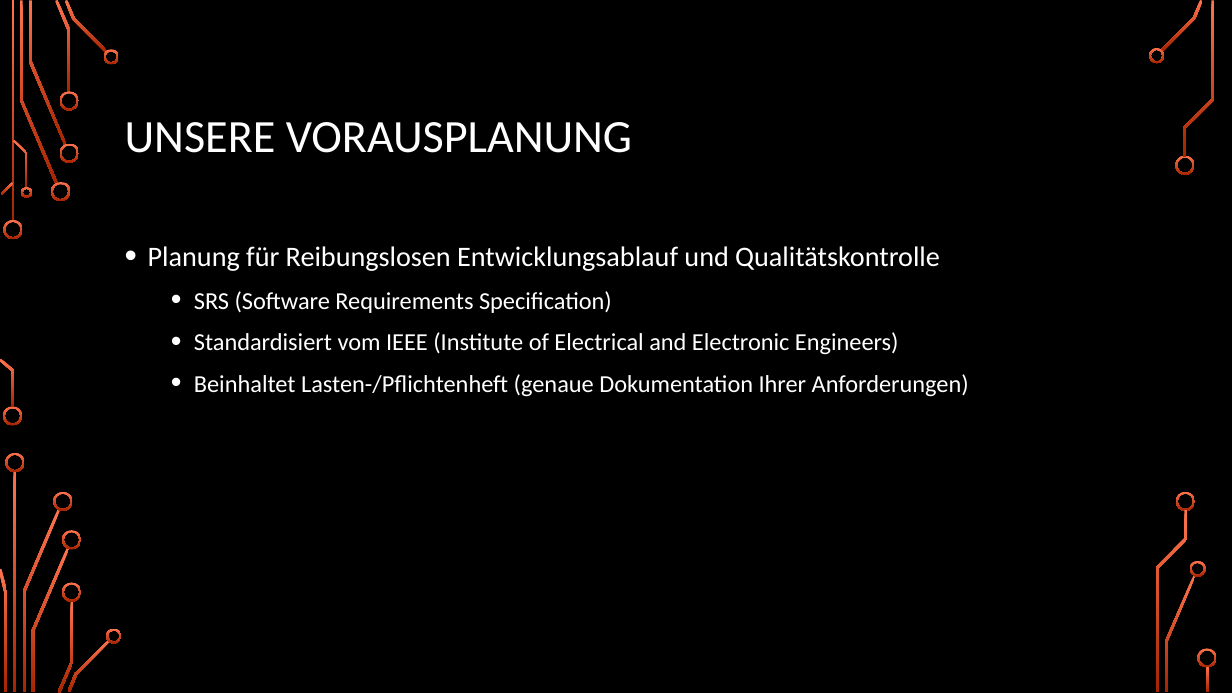
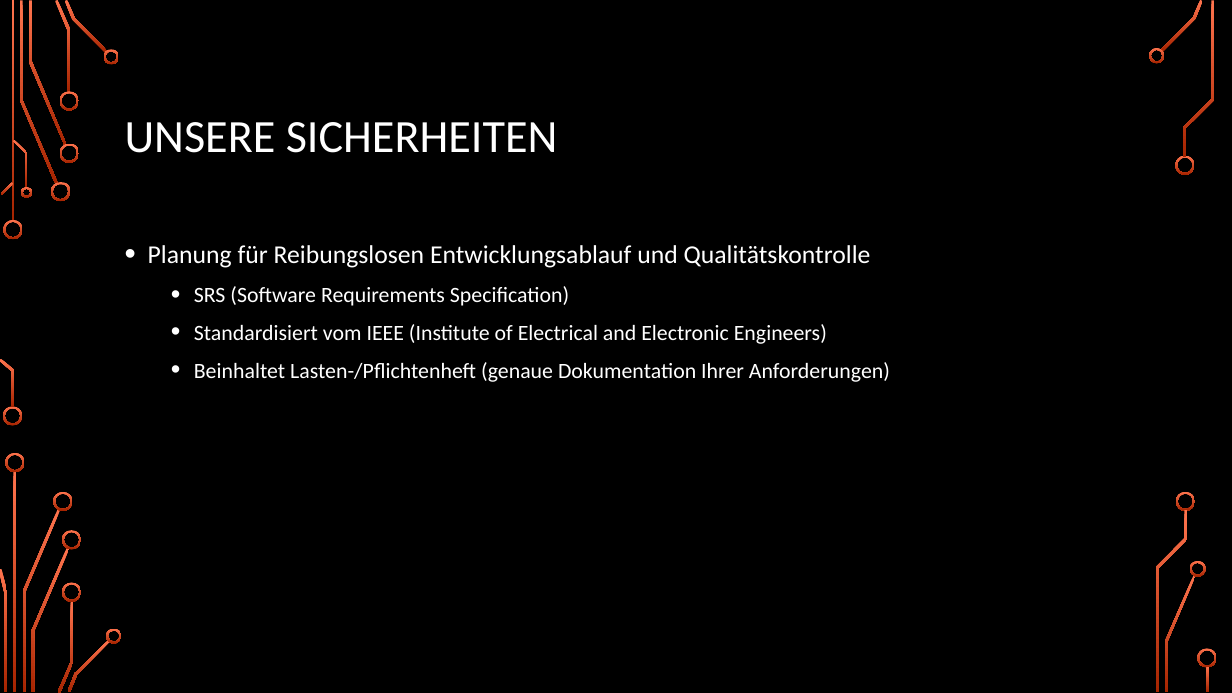
Before and after one commit to DudeStudienarbeitLMAO/TINF15B4-LSMF, a slide deck: slide 4 of docs/Midterm-Presentation/SoftwareEngineering_Präsi.pptx (slide 3 before the commit). Drawn at 1232x693 pixels with LibreOffice and Linux fonts; fonts in the diff are those of the drawing; background and template pictures are left out. Boxes give left, top, right and bottom in pixels: in the first picture for what was removed or moved away, otherwise in the second. Text is boxed around its words. In the diff, an @@ line names an element or a change of style, - is before the commit and + after.

```diff
--- a/docs/Midterm-Presentation/SoftwareEngineering_Präsi.pptx
+++ b/docs/Midterm-Presentation/SoftwareEngineering_Präsi.pptx
@@ title at <box>125,122,558,153</box>: text changed @@
-UNSERE VORAUSPLANUNG
+UNSERE SICHERHEITEN
@@ text "Planung für Reibungslosen Entwicklungsablauf und ..." at <box>148,245,890,382</box>: size 22 to 20 pt in "Planung für Reibungslosen Entwicklungsablauf und Qualitätsko ..."; size 19 to 17 pt in "SRS (Software Requirements Specification)", "Standardisiert vom IEEE (Institute of Electrical and ...", "Beinhaltet Lasten-/Pflichtenheft (genaue Dokumentation Ihrer ..." @@
```
Also in this commit, not shown: 6 other slides changed, 21 slides added, 9 slides removed, 2 other files.
